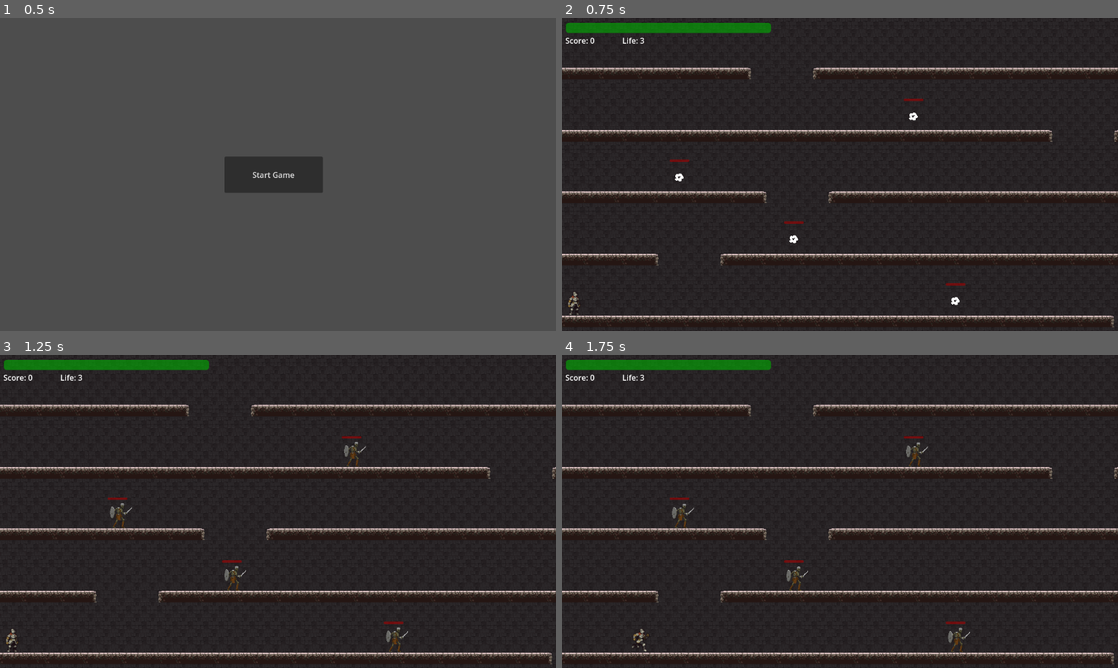
Above: before the commit, frames 1-4 (two rows, left to right).
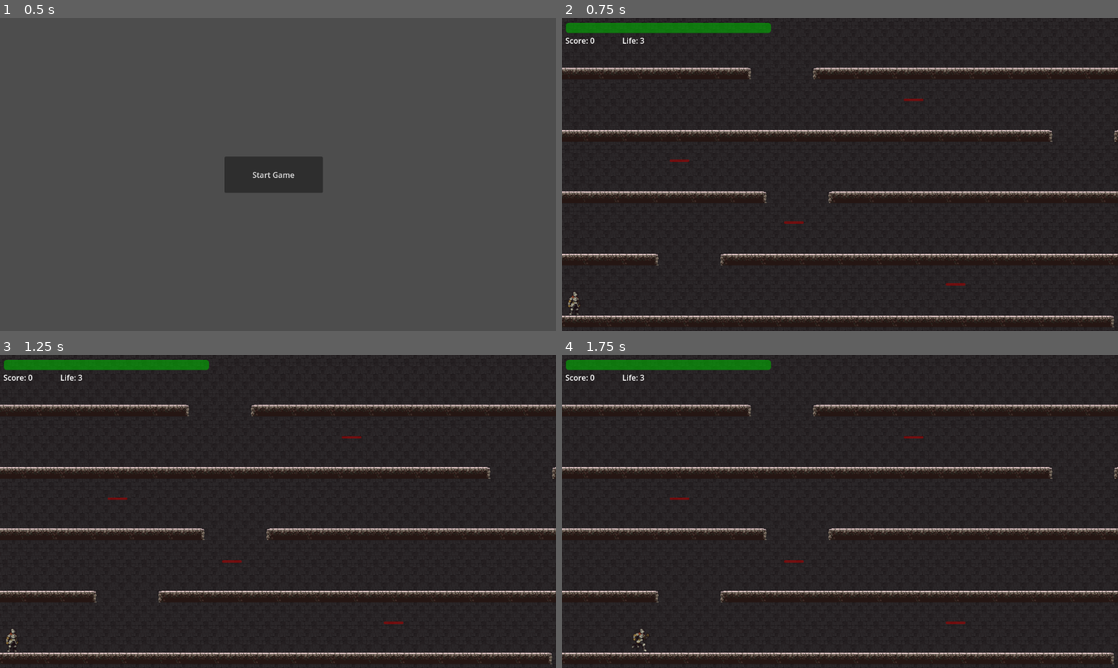
Above: after the commit, the same moments.

Repository: pengpa0012/godot-2d-jump-platformer
Game: Godot game, scene res://scene/start_screen.tscn
The game is run twice, just before and just after one commit, with the same random seed, the same clock (stepped at 60 frames per second) and the same inputs.
Inputs:
- Up to frame 1 (0.5 s): no input
- Up to frame 2 (0.75 s): click "Start Game" at 0.5 s
- Up to frame 3 (1.25 s): no input
- Up to frame 4 (1.75 s): tap Enter (ui_accept) at 1.25, 1.52 s; hold Right (ui_right) from 1.28 s (still down); tap K (attack) at 1.35 s

Frame 1 is identical in both runs. In frame 2, 0.1% of the frame differs, in the area x 20-72%, y 30-92%; in frame 3, 0.4%, in the area x 19-74%, y 27-95%; in frame 4, 0.4%.

Commit message:
Added enemy after death effect

Diff:
--- a/scene/end_screen.tscn
+++ b/scene/end_screen.tscn
@@ -9,6 +9,8 @@
 anchor_bottom = 1.0
 offset_right = -1152.0
 offset_bottom = -648.0
+grow_horizontal = 2
+grow_vertical = 2
 script = ExtResource("1_kcugs")
 
 [node name="Kills" type="Label" parent="."]
--- a/scene/enemy.tscn
+++ b/scene/enemy.tscn
@@ -1,8 +1,259 @@
-[gd_scene load_steps=7 format=3 uid="uid://bbpfb2q6pn5ij"]
+[gd_scene load_steps=44 format=3 uid="uid://bbpfb2q6pn5ij"]
 
 [ext_resource type="Script" path="res://script/enemy.gd" id="1_ssms2"]
+[ext_resource type="Texture2D" uid="uid://bp6og424f1pgf" path="res://assets/enemy/Flying eye/Attack.png" id="2_hr23h"]
+[ext_resource type="Texture2D" uid="uid://cv01k0pn36e45" path="res://assets/enemy/Goblin/Attack.png" id="3_iimbu"]
+[ext_resource type="Texture2D" uid="uid://w2axd5wiwrk8" path="res://assets/enemy/Mushroom/Attack.png" id="4_idphp"]
+[ext_resource type="Texture2D" uid="uid://cubbbnhdnanlv" path="res://assets/enemy/Skeleton/Attack.png" id="5_wxnbj"]
 
 [sub_resource type="ShaderMaterial" id="ShaderMaterial_madlt"]
+
+[sub_resource type="AtlasTexture" id="AtlasTexture_3luxt"]
+atlas = ExtResource("2_hr23h")
+region = Rect2(0, 0, 150, 150)
+
+[sub_resource type="AtlasTexture" id="AtlasTexture_pw1ds"]
+atlas = ExtResource("2_hr23h")
+region = Rect2(150, 0, 150, 150)
+
+[sub_resource type="AtlasTexture" id="AtlasTexture_t6che"]
+atlas = ExtResource("2_hr23h")
+region = Rect2(300, 0, 150, 150)
+
+[sub_resource type="AtlasTexture" id="AtlasTexture_s0ljr"]
+atlas = ExtResource("2_hr23h")
+region = Rect2(450, 0, 150, 150)
+
+[sub_resource type="AtlasTexture" id="AtlasTexture_uco6w"]
+atlas = ExtResource("2_hr23h")
+region = Rect2(600, 0, 150, 150)
+
+[sub_resource type="AtlasTexture" id="AtlasTexture_l05w4"]
+atlas = ExtResource("2_hr23h")
+region = Rect2(750, 0, 150, 150)
+
+[sub_resource type="AtlasTexture" id="AtlasTexture_jsuo7"]
+atlas = ExtResource("2_hr23h")
+region = Rect2(900, 0, 150, 150)
+
+[sub_resource type="AtlasTexture" id="AtlasTexture_bbhdb"]
+atlas = ExtResource("2_hr23h")
+region = Rect2(1050, 0, 150, 150)
+
+[sub_resource type="AtlasTexture" id="AtlasTexture_sya1u"]
+atlas = ExtResource("3_iimbu")
+region = Rect2(0, 0, 150, 150)
+
+[sub_resource type="AtlasTexture" id="AtlasTexture_hjg3l"]
+atlas = ExtResource("3_iimbu")
+region = Rect2(150, 0, 150, 150)
+
+[sub_resource type="AtlasTexture" id="AtlasTexture_kwxit"]
+atlas = ExtResource("3_iimbu")
+region = Rect2(300, 0, 150, 150)
+
+[sub_resource type="AtlasTexture" id="AtlasTexture_p7xx4"]
+atlas = ExtResource("3_iimbu")
+region = Rect2(450, 0, 150, 150)
+
+[sub_resource type="AtlasTexture" id="AtlasTexture_6evst"]
+atlas = ExtResource("3_iimbu")
+region = Rect2(600, 0, 150, 150)
+
+[sub_resource type="AtlasTexture" id="AtlasTexture_co04h"]
+atlas = ExtResource("3_iimbu")
+region = Rect2(750, 0, 150, 150)
+
+[sub_resource type="AtlasTexture" id="AtlasTexture_2eurm"]
+atlas = ExtResource("3_iimbu")
+region = Rect2(900, 0, 150, 150)
+
+[sub_resource type="AtlasTexture" id="AtlasTexture_yr8k4"]
+atlas = ExtResource("3_iimbu")
+region = Rect2(1050, 0, 150, 150)
+
+[sub_resource type="AtlasTexture" id="AtlasTexture_jm7x0"]
+atlas = ExtResource("4_idphp")
+region = Rect2(0, 0, 150, 150)
+
+[sub_resource type="AtlasTexture" id="AtlasTexture_ai8mk"]
+atlas = ExtResource("4_idphp")
+region = Rect2(150, 0, 150, 150)
+
+[sub_resource type="AtlasTexture" id="AtlasTexture_dnfm6"]
+atlas = ExtResource("4_idphp")
+region = Rect2(300, 0, 150, 150)
+
+[sub_resource type="AtlasTexture" id="AtlasTexture_oxy6p"]
+atlas = ExtResource("4_idphp")
+region = Rect2(450, 0, 150, 150)
+
+[sub_resource type="AtlasTexture" id="AtlasTexture_d6d5q"]
+atlas = ExtResource("4_idphp")
+region = Rect2(600, 0, 150, 150)
+
+[sub_resource type="AtlasTexture" id="AtlasTexture_sq3jp"]
+atlas = ExtResource("4_idphp")
+region = Rect2(750, 0, 150, 150)
+
+[sub_resource type="AtlasTexture" id="AtlasTexture_yjdxj"]
+atlas = ExtResource("4_idphp")
+region = Rect2(900, 0, 150, 150)
+
+[sub_resource type="AtlasTexture" id="AtlasTexture_hfgpn"]
+atlas = ExtResource("4_idphp")
+region = Rect2(1050, 0, 150, 150)
+
+[sub_resource type="AtlasTexture" id="AtlasTexture_wy6da"]
+atlas = ExtResource("5_wxnbj")
+region = Rect2(0, 0, 150, 150)
+
+[sub_resource type="AtlasTexture" id="AtlasTexture_1211k"]
+atlas = ExtResource("5_wxnbj")
+region = Rect2(150, 0, 150, 150)
+
+[sub_resource type="AtlasTexture" id="AtlasTexture_2sswc"]
+atlas = ExtResource("5_wxnbj")
+region = Rect2(300, 0, 150, 150)
+
+[sub_resource type="AtlasTexture" id="AtlasTexture_e4lex"]
+atlas = ExtResource("5_wxnbj")
+region = Rect2(450, 0, 150, 150)
+
+[sub_resource type="AtlasTexture" id="AtlasTexture_oes1e"]
+atlas = ExtResource("5_wxnbj")
+region = Rect2(600, 0, 150, 150)
+
+[sub_resource type="AtlasTexture" id="AtlasTexture_g00wv"]
+atlas = ExtResource("5_wxnbj")
+region = Rect2(750, 0, 150, 150)
+
+[sub_resource type="AtlasTexture" id="AtlasTexture_o1h7v"]
+atlas = ExtResource("5_wxnbj")
+region = Rect2(900, 0, 150, 150)
+
+[sub_resource type="AtlasTexture" id="AtlasTexture_r131i"]
+atlas = ExtResource("5_wxnbj")
+region = Rect2(1050, 0, 150, 150)
+
+[sub_resource type="SpriteFrames" id="SpriteFrames_qyj38"]
+animations = [{
+"frames": [{
+"duration": 1.0,
+"texture": SubResource("AtlasTexture_3luxt")
+}, {
+"duration": 1.0,
+"texture": SubResource("AtlasTexture_pw1ds")
+}, {
+"duration": 1.0,
+"texture": SubResource("AtlasTexture_t6che")
+}, {
+"duration": 1.0,
+"texture": SubResource("AtlasTexture_s0ljr")
+}, {
+"duration": 1.0,
+"texture": SubResource("AtlasTexture_uco6w")
+}, {
+"duration": 1.0,
+"texture": SubResource("AtlasTexture_l05w4")
+}, {
+"duration": 1.0,
+"texture": SubResource("AtlasTexture_jsuo7")
+}, {
+"duration": 1.0,
+"texture": SubResource("AtlasTexture_bbhdb")
+}],
+"loop": true,
+"name": &"bat",
+"speed": 5.0
+}, {
+"frames": [{
+"duration": 1.0,
+"texture": SubResource("AtlasTexture_sya1u")
+}, {
+"duration": 1.0,
+"texture": SubResource("AtlasTexture_hjg3l")
+}, {
+"duration": 1.0,
+"texture": SubResource("AtlasTexture_kwxit")
+}, {
+"duration": 1.0,
+"texture": SubResource("AtlasTexture_p7xx4")
+}, {
+"duration": 1.0,
+"texture": SubResource("AtlasTexture_6evst")
+}, {
+"duration": 1.0,
+"texture": SubResource("AtlasTexture_co04h")
+}, {
+"duration": 1.0,
+"texture": SubResource("AtlasTexture_2eurm")
+}, {
+"duration": 1.0,
+"texture": SubResource("AtlasTexture_yr8k4")
+}],
+"loop": true,
+"name": &"goblin",
+"speed": 5.0
+}, {
+"frames": [{
+"duration": 1.0,
+"texture": SubResource("AtlasTexture_jm7x0")
+}, {
+"duration": 1.0,
+"texture": SubResource("AtlasTexture_ai8mk")
+}, {
+"duration": 1.0,
+"texture": SubResource("AtlasTexture_dnfm6")
+}, {
+"duration": 1.0,
+"texture": SubResource("AtlasTexture_oxy6p")
+}, {
+"duration": 1.0,
+"texture": SubResource("AtlasTexture_d6d5q")
+}, {
+"duration": 1.0,
+"texture": SubResource("AtlasTexture_sq3jp")
+}, {
+"duration": 1.0,
+"texture": SubResource("AtlasTexture_yjdxj")
+}, {
+"duration": 1.0,
+"texture": SubResource("AtlasTexture_hfgpn")
+}],
+"loop": true,
+"name": &"mushroom",
+"speed": 5.0
+}, {
+"frames": [{
+"duration": 1.0,
+"texture": SubResource("AtlasTexture_wy6da")
+}, {
+"duration": 1.0,
+"texture": SubResource("AtlasTexture_1211k")
+}, {
+"duration": 1.0,
+"texture": SubResource("AtlasTexture_2sswc")
+}, {
+"duration": 1.0,
+"texture": SubResource("AtlasTexture_e4lex")
+}, {
+"duration": 1.0,
+"texture": SubResource("AtlasTexture_oes1e")
+}, {
+"duration": 1.0,
+"texture": SubResource("AtlasTexture_g00wv")
+}, {
+"duration": 1.0,
+"texture": SubResource("AtlasTexture_o1h7v")
+}, {
+"duration": 1.0,
+"texture": SubResource("AtlasTexture_r131i")
+}],
+"loop": true,
+"name": &"skeleton",
+"speed": 5.0
+}]
 
 [sub_resource type="RectangleShape2D" id="RectangleShape2D_oneou"]
 size = Vector2(38, 59.5)
@@ -24,6 +275,12 @@
 [node name="VisibleOnScreenEnabler2D" type="VisibleOnScreenEnabler2D" parent="."]
 scale = Vector2(1.04228, 1.04228)
 enable_node_path = NodePath("")
+
+[node name="AnimatedSprite2D" type="AnimatedSprite2D" parent="."]
+visible = false
+sprite_frames = SubResource("SpriteFrames_qyj38")
+animation = &"skeleton"
+frame_progress = 0.178188
 
 [node name="Healthbar" type="Control" parent="."]
 layout_mode = 3
@@ -52,7 +309,7 @@
 [node name="sword" type="Area2D" parent="Detectors"]
 
 [node name="CollisionShape2D" type="CollisionShape2D" parent="Detectors/sword"]
-position = Vector2(30, 0)
+position = Vector2(45, 0)
 shape = SubResource("RectangleShape2D_oneou")
 disabled = true
 debug_color = Color(1, 0.00784314, 0.054902, 0.419608)
--- a/script/enemy.gd
+++ b/script/enemy.gd
@@ -23,10 +23,19 @@
 var enableAttack = false
 var isSpawning = true
 var enemySprite = null
+var SWORD_OFFSET_COLLISION = 45
+# Enemy attack offfset
+#bat - 0
+#goblin - 20
+#mushroom - 10
+#skeleton - 45
 
 func _init():
-	var levelOneEnemy = preload("res://scene/enemy_skeleton.tscn")
-	enemySprite = levelOneEnemy.instantiate()
+	var skeleton = preload("res://scene/enemy_skeleton.tscn")
+	var goblin = preload("res://scene/enemy_goblin.tscn")
+	var mushroom = preload("res://scene/enemy_mushroom.tscn")
+	var bat = preload("res://scene/enemy_bat.tscn")
+	enemySprite = skeleton.instantiate()
 	self.add_child(enemySprite)
 
 func _ready():
@@ -40,6 +49,8 @@
 		if HEALTH_COUNT <= 0:
 			isSpawning = true
 			GLOBAL.ENEMY_KILLED += 1
+			$AnimatedSprite2D.play("Spawn")
+			await get_tree().create_timer(0.5).timeout
 			queue_free()
 
 	if isSpawning:
@@ -86,10 +97,10 @@
 				$AnimatedSprite2D.play("Walk")
 
 			if current_direction < 0:
-				sword.position.x = -30
+				sword.position.x = -SWORD_OFFSET_COLLISION
 				$AnimatedSprite2D.flip_h = true
 			else:
-				sword.position.x = 30
+				sword.position.x = SWORD_OFFSET_COLLISION
 				$AnimatedSprite2D.flip_h = false
 
 			if self.position.x >= display_size.x:
@@ -126,6 +137,8 @@
 			velocity.x = 0
 			$AnimatedSprite2D.play("Death")
 
+
+
 func _on_hitbox_area_exited(area):
 	if area.name == "Sword":
 		isHurting = false
--- a/script/player.gd
+++ b/script/player.gd
@@ -143,7 +143,7 @@
 				velocity.x = -(KNOCKBACK_FORCE * knockback_multiplier)
 		hurtBox.disabled = true
 		move_and_slide()
-		await get_tree().create_timer(0.25).timeout
+		await get_tree().create_timer(0.5).timeout
 		isHurting = false
 		hurtBox.disabled = false
 	else:
